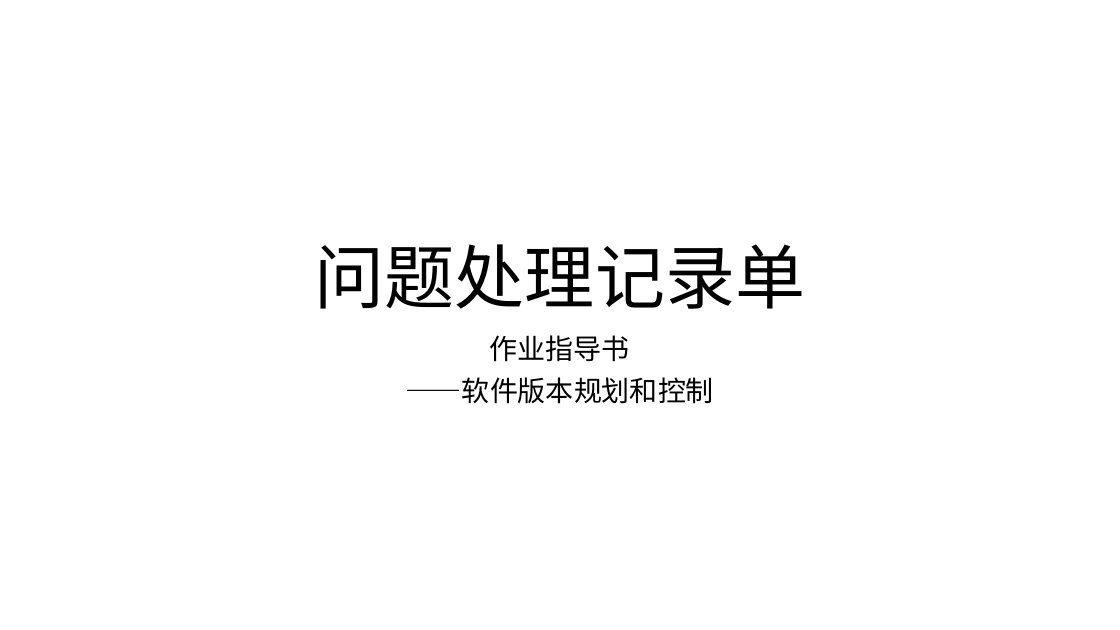
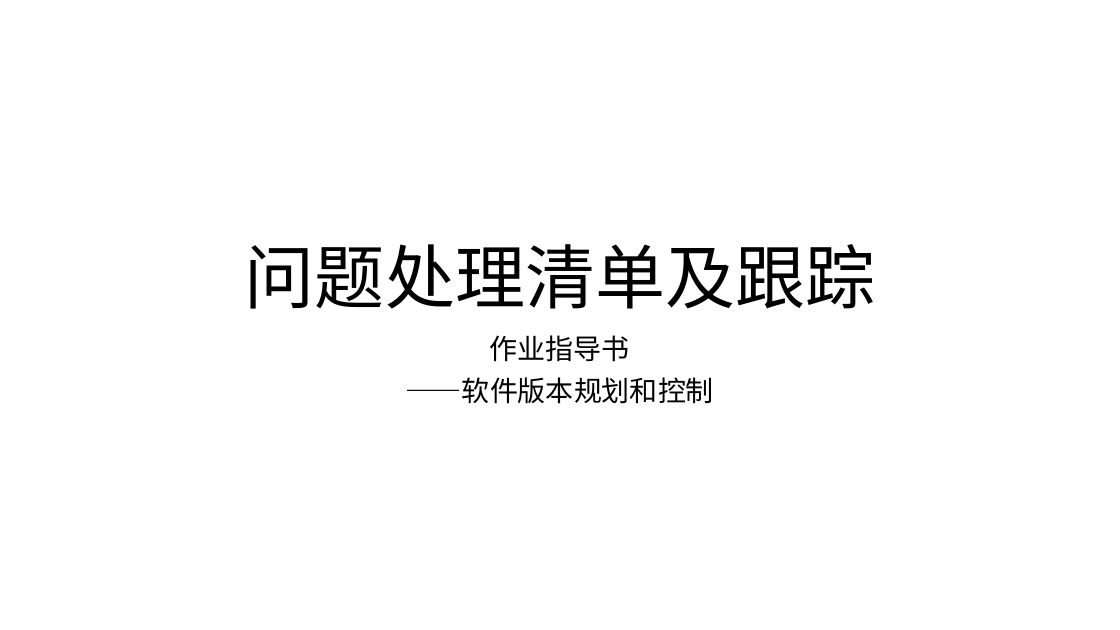
Before and after one commit to phenixiii/software-engineering-technology, a slide deck: slide 1 of ISO/作业指导书/21问题处理清单及跟踪作业指导书 - 软件版本规划和控制.pptx. Drawn at 1120x630 pixels with LibreOffice and Linux fonts; fonts in the diff are those of the drawing. Boxes give left, top, right and bottom in pixels: in the first picture for what was removed or moved away, otherwise in the second. Text is boxed around its words. In the diff, an @@ line names an element or a change of style, - is before the commit and + after.

```diff
--- a/ISO/作业指导书/21问题处理清单及跟踪作业指导书 - 软件版本规划和控制.pptx
+++ b/ISO/作业指导书/21问题处理清单及跟踪作业指导书 - 软件版本规划和控制.pptx
@@ title at [245, 244, 875, 309]: text changed @@
-问题处理记录单
+问题处理清单及跟踪
```
Also in this commit, not shown: 3 other slides changed, 1 slide added, 4 other files.
